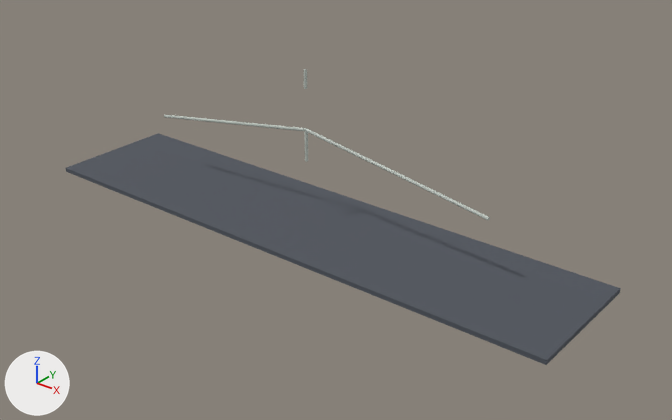
Before and after pictures for a commit that changed the Blender file assets/blender/org-chart.blend.
Rendered twice from a camera (50 mm lens) standing at (11.83, -13.79, 8.79) and looking at (0.91, -0.15, 0.33). The axes (+X, +Y, +Z) are drawn at lower left. The lights are the same throughout. The older version comes first.

Names of what the first picture shows: 'floor', 'line_cp_sar' and 3 more.
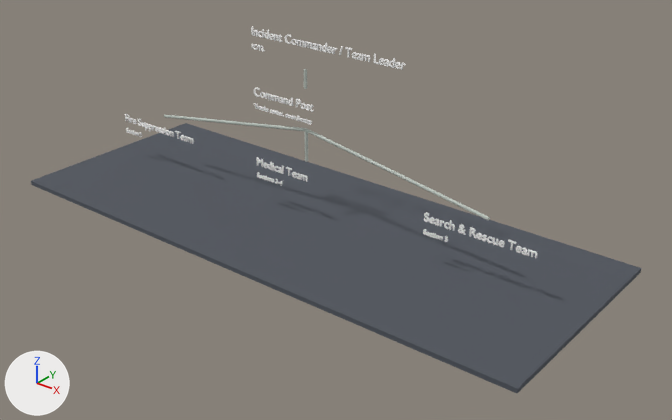
Patch to the scene script:
```diff
--- a/assets/blender/org-chart.blend.py
+++ b/assets/blender/org-chart.blend.py
@@ ob_floor @@
 ob_floor.location = (0.0, 0.0, -0.3)
-ob_floor.scale = (13.0, 3.0, 0.1)
+ob_floor.scale = (13.0, 5.0, 0.1)
@@ ob_cp_t1 @@
 ob_cp_t1.rotation_euler = (1.571, 0.0, 0.0)  # degrees (90, 0, 0)
-ob_cp_t1.scale = (0.001, 0.001, 0.001)
@@ ob_cp_t2 @@
 ob_cp_t2.rotation_euler = (1.571, 0.0, 0.0)  # degrees (90, 0, 0)
-ob_cp_t2.scale = (0.001, 0.001, 0.001)
@@ ob_fire_t1 @@
 ob_fire_t1.rotation_euler = (1.571, 0.0, 0.0)  # degrees (90, 0, 0)
-ob_fire_t1.scale = (0.001, 0.001, 0.001)
@@ ob_fire_t2 @@
 ob_fire_t2.rotation_euler = (1.571, 0.0, 0.0)  # degrees (90, 0, 0)
-ob_fire_t2.scale = (0.001, 0.001, 0.001)
@@ ob_ic_t1 @@
 ob_ic_t1.rotation_euler = (1.571, 0.0, 0.0)  # degrees (90, 0, 0)
-ob_ic_t1.scale = (0.001, 0.001, 0.001)
@@ ob_ic_t2 @@
 ob_ic_t2.rotation_euler = (1.571, 0.0, 0.0)  # degrees (90, 0, 0)
-ob_ic_t2.scale = (0.001, 0.001, 0.001)
@@ ob_med_t1 @@
 ob_med_t1.rotation_euler = (1.571, 0.0, 0.0)  # degrees (90, 0, 0)
-ob_med_t1.scale = (0.001, 0.001, 0.001)
@@ ob_sar_t1 @@
 ob_sar_t1.rotation_euler = (1.571, 0.0, 0.0)  # degrees (90, 0, 0)
-ob_sar_t1.scale = (0.001, 0.001, 0.001)
```

Location of each change, (x1, y1, x2, y2) in pixels of the pictures (672 x 420 px):
'floor', rescaled (10% wider, 16% taller)
    before: (66, 133, 621, 365)
    after: (31, 123, 641, 393)
'ic_t1', rescaled (not visible before)
    after: (251, 26, 406, 70)
'sar_t1', rescaled (not visible before)
    after: (424, 212, 537, 258)
'fire_t1', rescaled (not visible before)
    after: (125, 114, 194, 144)
'cp_t1', rescaled (not visible before)
    after: (254, 88, 314, 112)
'med_t1', rescaled (not visible before)
    after: (256, 157, 308, 182)
'cp_t2', rescaled (not visible before)
    after: (254, 103, 312, 125)
'ic_t2', rescaled (not visible before)
    after: (252, 44, 265, 52)
'fire_t2', rescaled (not visible before)
    after: (126, 128, 142, 137)
